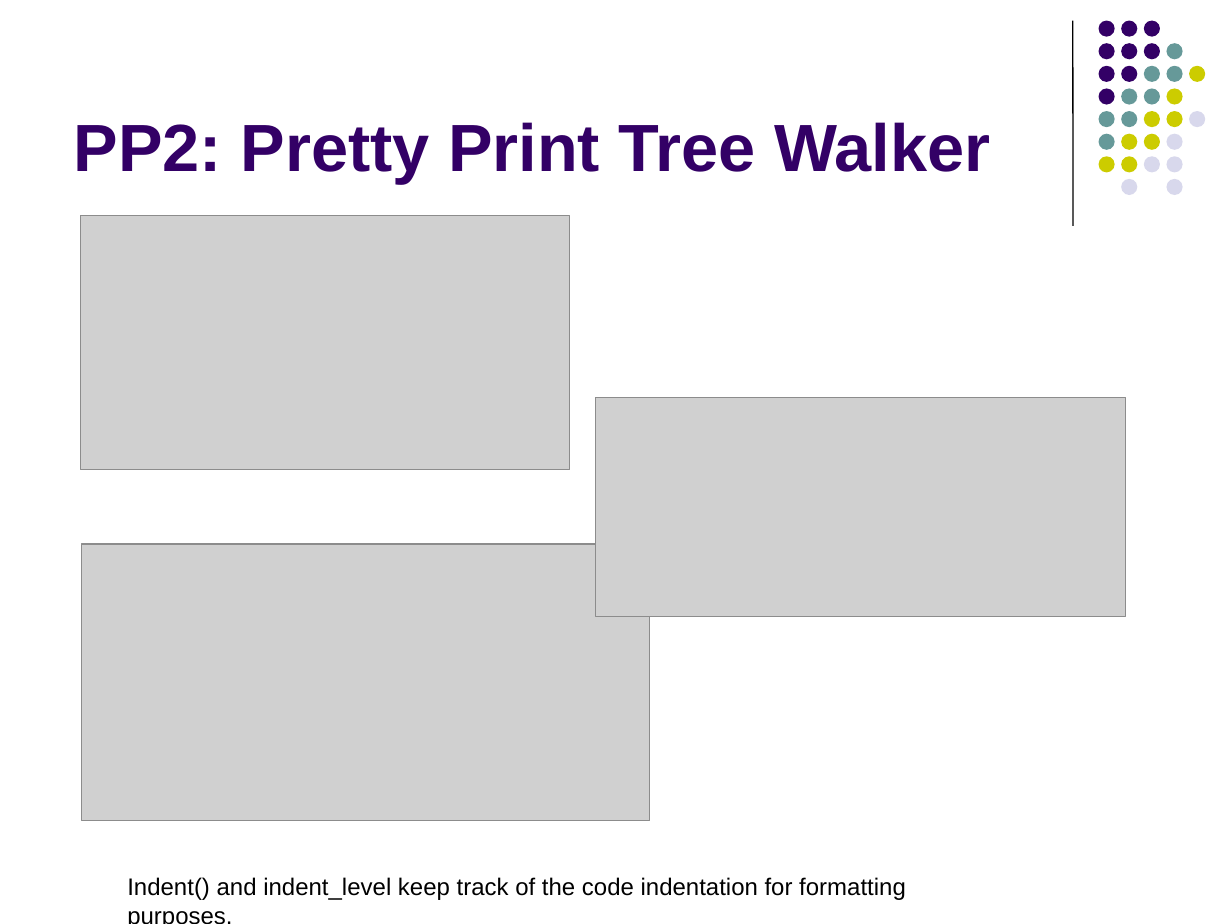
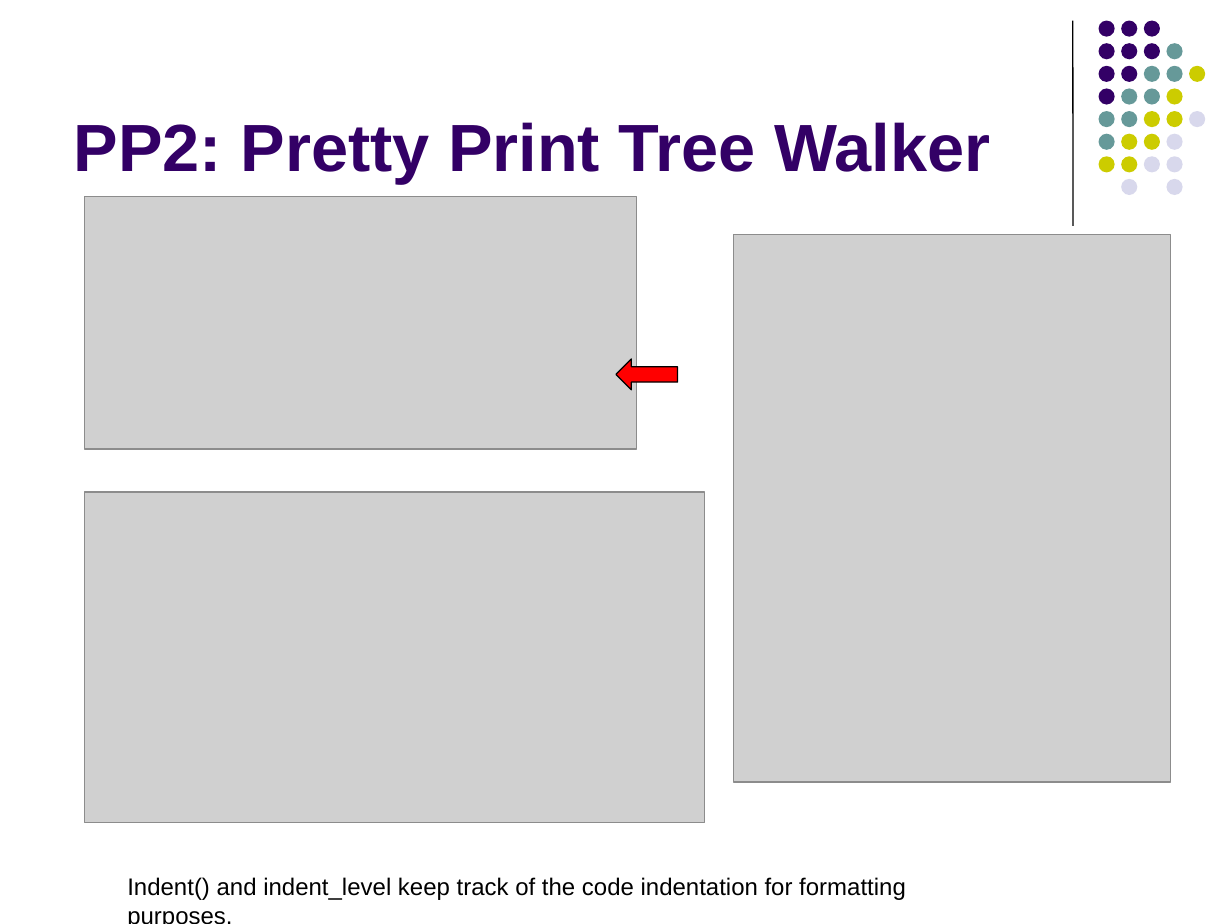
Before and after one commit to lutzhamel/CSC402, a slide deck: slide 23 of notes/csc402-ln006a.pptx (slide 22 before the commit). Drawn at 1232x924 pixels with LibreOffice and Linux fonts; fonts in the diff are those of the drawing; grey boxes stand for pictures. Boxes give left, top, right and bottom in pixels: in the first picture for what was removed or moved away, otherwise in the second. Text is boxed around its words. In the diff, an @@ line names an element or a change of style, - is before the commit and + after.

```diff
--- a/notes/csc402-ln006a.pptx
+++ b/notes/csc402-ln006a.pptx
@@ picture: place and size @@
-picture at [80, 216, 569, 469]
+picture at [84, 197, 636, 450]
@@ picture added at [733, 234, 1170, 781] @@
@@ up arrow added at [615, 359, 677, 390], fill #FF0000, outline #000000 0.75 pt @@
@@ picture removed at [595, 397, 1126, 616] @@
@@ picture: place and size @@
-picture at [81, 545, 649, 822]
+picture at [84, 492, 703, 822]
```
Also in this commit, not shown: 15 other slides changed, 3 slides added, 2 slides removed, 2 other files.
